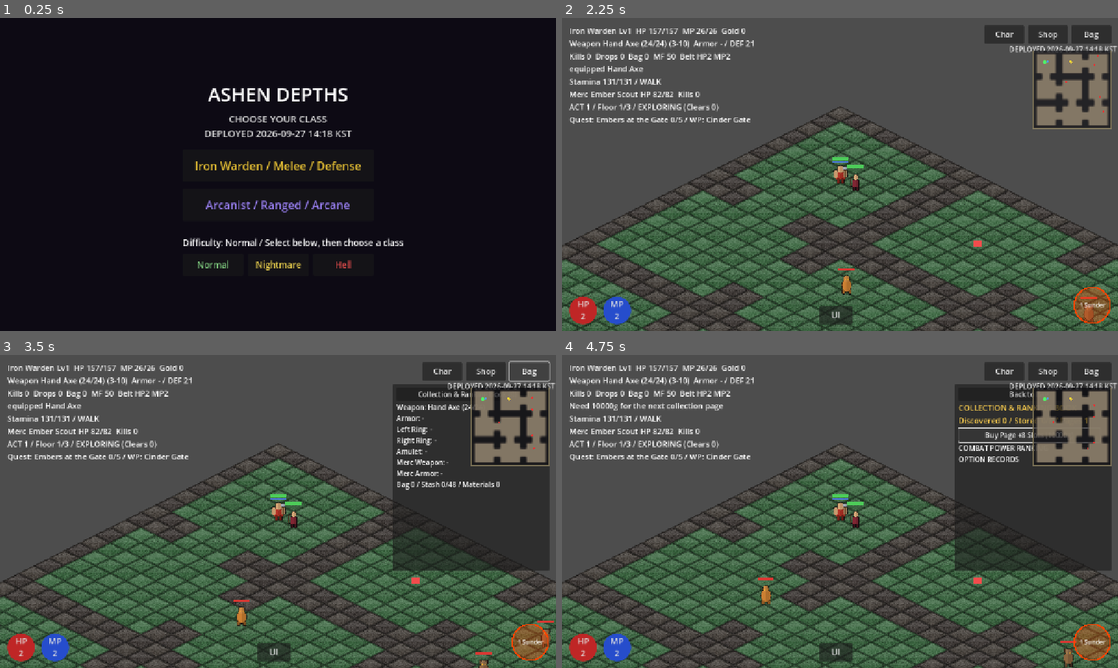
Above: before the commit, frames 1-4 (two rows, left to right).
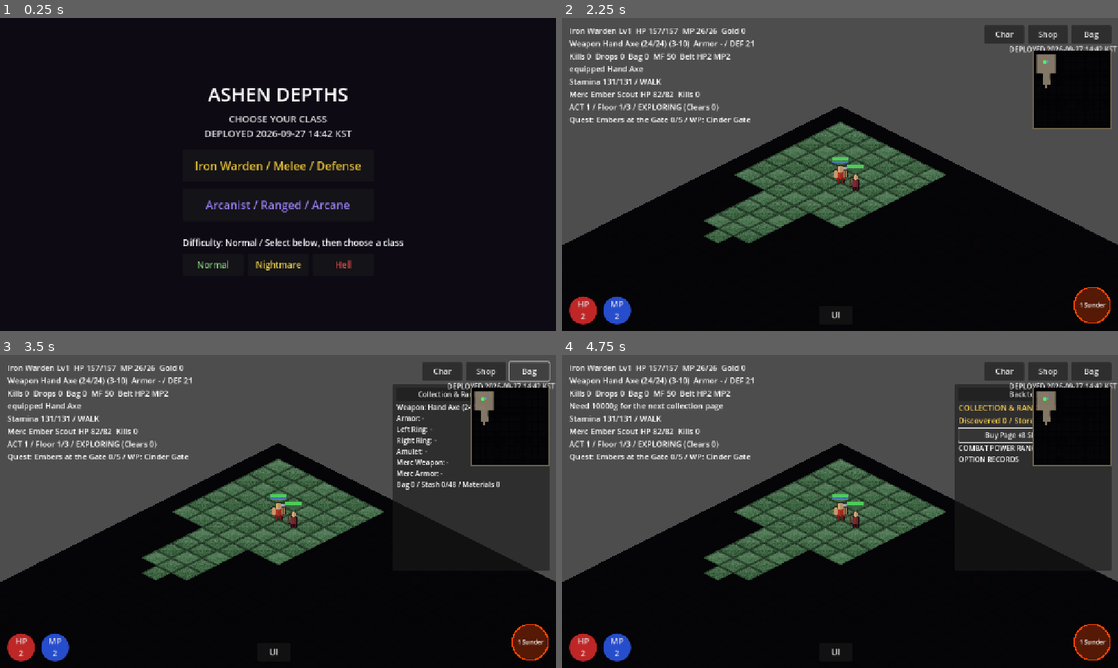
Above: after the commit, the same moments.

Repository: jflakeee/diablo
Game: Godot game, scene res://main.tscn
Two runs of this game, one before a commit and one after it. Both use one fixed random seed, a clock stepped at 60 frames per second and the inputs below.
Inputs:
- Up to frame 1 (0.25 s): no input
- Up to frame 2 (2.25 s): click "Normal" at 0.5 s; click "Normal" at 1.25 s; click "Iron Warden / Melee / Defense" at 2 s
- Up to frame 3 (3.5 s): click "Bag" at 2.75 s
- Up to frame 4 (4.75 s): click "Collection & Ranking Book (0)" at 3.5 s; click "Buy Page +8 Slots (10000g)" at 4.25 s

The runs differ from the first frame. In frame 1, less than 0.1% of the frame differs, in the area x 57-60%, y 36-38%; in frame 2, 44%, in the area x 0-100%, y 8-100%; in frame 3, 42%; in frame 4, 42%.

Commit message:
Add line-of-sight combat and exploration fog

Diff:
--- /dev/null
+++ b/prototype/game_dungeon/fog_overlay.gd
@@ -0,0 +1,27 @@
+extends Node2D
+
+var grid: Array = []
+var visible_mask := {}
+var explored_mask := {}
+var tile_w := 64.0
+var tile_h := 32.0
+
+func configure(new_grid: Array, new_visible: Dictionary, new_explored: Dictionary) -> void:
+	grid = new_grid
+	visible_mask = new_visible
+	explored_mask = new_explored
+	queue_redraw()
+
+func _iso(x: float, y: float) -> Vector2:
+	return Vector2((x - y) * tile_w * 0.5, (x + y) * tile_h * 0.5)
+
+func _draw() -> void:
+	for y in grid.size():
+		for x in (grid[y] as PackedInt32Array).size():
+			var id := "%d,%d" % [x, y]
+			if visible_mask.has(id):
+				continue
+			var alpha := 0.62 if explored_mask.has(id) else 0.98
+			var center := _iso(x, y)
+			var diamond := PackedVector2Array([center + Vector2(0, -tile_h * 0.5), center + Vector2(tile_w * 0.5, 0), center + Vector2(0, tile_h * 0.5), center + Vector2(-tile_w * 0.5, 0)])
+			draw_colored_polygon(diamond, Color(0.015, 0.012, 0.025, alpha))
--- a/prototype/game_dungeon/main.gd
+++ b/prototype/game_dungeon/main.gd
@@ -32,7 +32,9 @@
 const DeathSystem := preload("res://death_system.gd")
 const Stash := preload("res://stash.gd")
 const CollectionBook := preload("res://collection_book.gd")
-const DEPLOYED_AT_KST := "2026-09-27 14:18 KST"
+const Visibility := preload("res://visibility.gd")
+const FogOverlay := preload("res://fog_overlay.gd")
+const DEPLOYED_AT_KST := "2026-09-27 14:42 KST"
 
 var _grid: Array = []
 var _astar: AStarGrid2D
@@ -84,6 +86,11 @@
 var _monsters: Array = []
 var _ground: Array = []
 var _blocked := {}
+var _fog: Node2D
+var _visible_cells := {}
+var _explored_by_floor := {}
+var _last_visibility_cell := Vector2i(-999, -999)
+const SIGHT_RADIUS := 8
 var _attack_line: Line2D
 var _attack_ttl := 0.0
 
@@ -189,6 +196,31 @@
 	var gy := (v.y / (TILE_H * 0.5) - v.x / (TILE_W * 0.5)) * 0.5
 	return Vector2(gx, gy).normalized()
 
+func _world_to_grid(v: Vector2) -> Vector2:
+	return Vector2((v.x / (TILE_W * 0.5) + v.y / (TILE_H * 0.5)) * 0.5, (v.y / (TILE_H * 0.5) - v.x / (TILE_W * 0.5)) * 0.5)
+
+func _has_los(from: Vector2, to: Vector2) -> bool:
+	return Visibility.is_clear(_grid, from, to)
+
+func _floor_explored() -> Dictionary:
+	var floor_id := str(_dlevel)
+	if not _explored_by_floor.has(floor_id): _explored_by_floor[floor_id] = {}
+	return _explored_by_floor[floor_id]
+
+func _update_visibility(force: bool = false) -> void:
+	if _player == null or _grid.is_empty(): return
+	var cell := Vector2i(roundi(_player.gx), roundi(_player.gy))
+	if not force and cell == _last_visibility_cell: return
+	_last_visibility_cell = cell
+	_visible_cells = Visibility.visible_cells(_grid, Vector2(_player.gx, _player.gy), SIGHT_RADIUS)
+	var explored := _floor_explored()
+	for id in _visible_cells: explored[id] = true
+	if is_instance_valid(_fog): _fog.configure(_grid, _visible_cells, explored)
+	for m in _monsters:
+		m.visible = _visible_cells.has(Visibility.key(Vector2i(roundi(m.gx), roundi(m.gy))))
+	for n in _ground:
+		if is_instance_valid(n): n.visible = _visible_cells.has(Visibility.key(Vector2i(roundi(float(n.get_meta("gx"))), roundi(float(n.get_meta("gy"))))))
+
 func _tex_rect(w: int, h: int, col: Color) -> Texture2D:
 	var img := Image.create_empty(w, h, false, Image.FORMAT_RGBA8)
 	img.fill(col)
@@ -236,10 +268,13 @@
 	if _minimap == null:
 		return
 	_minimap.player_cell = Vector2(_player.gx, _player.gy)
-	_minimap.exit_cell = Vector2(_exit_cell.x, _exit_cell.y)
+	_minimap.visible_cells = _visible_cells
+	_minimap.explored_cells = _floor_explored()
+	var exit_id := Visibility.key(_exit_cell)
+	_minimap.exit_cell = Vector2(_exit_cell.x, _exit_cell.y) if _floor_explored().has(exit_id) else Vector2(-99, -99)
 	var mc: Array = []
 	for m in _monsters:
-		if m.alive:
+		if m.alive and _visible_cells.has(Visibility.key(Vector2i(roundi(m.gx), roundi(m.gy)))):
 			mc.append(Vector2(m.gx, m.gy))
 	_minimap.monster_cells = mc
 	_minimap.merc_cell = (Vector2(_merc.gx, _merc.gy) if (_merc != null and _merc.alive) else null)
@@ -482,6 +517,8 @@
 			_merc.gy = _player.gy
 			_merc.position = _iso(_merc.gx, _merc.gy)
 	_spawn_dungeon_monsters()
+	_last_visibility_cell = Vector2i(-999, -999)
+	_update_visibility(true)
 	if is_instance_valid(_cam):
 		_cam.position = _player.position
 	_combat_log = "던전 레벨 %d" % _dlevel
@@ -597,6 +634,7 @@
 	if _auto_quit:
 		print("[AUTO] selftest verdict=", "PASS" if _automation.selftest() else "FAIL")
 		print("[COLLECTION] selftest verdict=", "PASS" if _collection.selftest() else "FAIL")
+		print("[VISIBILITY] selftest verdict=", "PASS" if Visibility.selftest() else "FAIL")
 		print("[ANIM] selftest verdict=", "PASS" if ActorScript.animation_selftest() else "FAIL")
 		_ui_selftest_ok = MobileUI.selftest()
 		print("[MOBILE_UI] ratios=4 targets>=48 primary>=72 safe_margin=16 verdict=", "PASS" if _ui_selftest_ok else "FAIL")
@@ -794,6 +832,10 @@
 	_attack_line.width = 3.0
 	_attack_line.default_color = Color(1, 1, 0.4, 0.9)
 	_world.add_child(_attack_line)
+	_fog = FogOverlay.new()
+	_fog.z_index = 80
+	_world.add_child(_fog)
+	_update_visibility(true)
 
 	var physical_vp := get_viewport_rect().size
 	var mobile_profile := MobileUI.prefer_mobile(physical_vp)
@@ -1336,6 +1378,7 @@
 		"corpse_state": _corpse_state.duplicate(true), "player_deaths": _player_deaths,
 		"automation": _automation.snapshot(),
 		"collection_book": _collection.snapshot(),
+		"explored_by_floor": _explored_by_floor.duplicate(true),
 	}
 
 func _save_game() -> void:
@@ -1395,6 +1438,9 @@
 	_player_deaths = maxi(0, int(state.get("player_deaths", 0)))
 	_automation.restore(state.get("automation", {}))
 	_collection.restore(state.get("collection_book", {}))
+	_explored_by_floor = (state.get("explored_by_floor", {}) as Dictionary).duplicate(true)
+	_last_visibility_cell = Vector2i(-999, -999)
+	_update_visibility(true)
 	_spawn_corpse_marker()
 	if _merc != null:
 		_merc_scale_stats()
@@ -1586,6 +1632,8 @@
 		_nav_toward(_merc, _player.gx, _player.gy, delta)
 
 func _merc_fire(tgt: ActorScript) -> void:
+	if not _has_los(Vector2(_merc.gx, _merc.gy), Vector2(tgt.gx, tgt.gy)):
+		return
 	_merc.play_attack(Vector2(tgt.gx - _merc.gx, tgt.gy - _merc.gy))
 	if CombatLib.roll_hit(_rng, _merc.attack_rating, tgt.defense, _merc.level, tgt.level):
 		var phys := CombatLib.physical_damage(_rng, _merc.dmg_min, _merc.dmg_max, 0.0)
@@ -1680,13 +1728,13 @@
 
 func _melee_ai(m: ActorScript, delta: float) -> void:
 	var d := _approach(m, delta, ATTACK_RANGE)
-	if d <= ATTACK_RANGE and m.attack_cd <= 0.0:
+	if d <= ATTACK_RANGE and m.attack_cd <= 0.0 and _has_los(Vector2(m.gx, m.gy), Vector2(_player.gx, _player.gy)):
 		_monster_attack(m)
 		m.attack_cd = MONSTER_ATTACK_CD
 
 func _ranged_ai(m: ActorScript, delta: float) -> void:
 	var d := _approach(m, delta, RANGED_RANGE)
-	if d <= RANGED_RANGE + 0.5 and m.attack_cd <= 0.0:
+	if d <= RANGED_RANGE + 0.5 and m.attack_cd <= 0.0 and _has_los(Vector2(m.gx, m.gy), Vector2(_player.gx, _player.gy)):
 		_attacks += 1
 		_flash(m.position, _player.position)
 		if CombatLib.roll_hit(_rng, m.attack_rating, _player.defense, m.level, _player.level):
@@ -1729,7 +1777,7 @@
 func _boss_nova(m: ActorScript) -> void:
 	_boss_nova_cnt += 1
 	_spawn_text(m.position, "POISON NOVA", Color(0.4, 0.9, 0.3))
-	if Vector2(_player.gx - m.gx, _player.gy - m.gy).length() <= NOVA_RADIUS:
+	if Vector2(_player.gx - m.gx, _player.gy - m.gy).length() <= NOVA_RADIUS and _has_los(Vector2(m.gx, m.gy), Vector2(_player.gx, _player.gy)):
 		var raw := CombatLib.physical_damage(_rng, m.dmg_min, m.dmg_max, 30.0)
 		var dmg := CombatLib.apply_resistance(raw, _player.res_poison)  # 독 → 플레이어 독저항
 		_player.take_damage(dmg)
@@ -1741,6 +1789,8 @@
 		_spawn_text(_merc.position, "%d POISON" % md, Color(0.4, 0.9, 0.3))
 
 func _boss_spray(m: ActorScript) -> void:
+	if not _has_los(Vector2(m.gx, m.gy), Vector2(_player.gx, _player.gy)):
+		return
 	_boss_spray_cnt += 1
 	_flash(m.position, _player.position)
 	_spawn_text(m.position, "poison spray", Color(0.5, 0.8, 0.4))
@@ -1828,6 +1878,7 @@
 	_perf_peak_active = maxi(_perf_peak_active, _monsters.size() + _ground.size() + _projectiles.size() + 2)
 	if _cam:
 		_cam.position = _cam.position.lerp(_player.position, clampf(delta * 8.0, 0.0, 1.0))
+	_update_visibility()
 	# 애니메이션(걷기 bob·방향·팝)
 	_player.animate(delta)
 	_update_minimap()
@@ -1913,7 +1964,7 @@
 	var best: ActorScript = null
 	var bestd := 1.0e9
 	for m in _monsters:
-		if not m.alive:
+		if not m.alive or not _has_los(Vector2(_player.gx, _player.gy), Vector2(m.gx, m.gy)):
 			continue
 		var d := Vector2(_player.gx, _player.gy).distance_to(Vector2(m.gx, m.gy))
 		if d < bestd:
@@ -1973,6 +2024,9 @@
 # 투사체 스펠(화염/냉기) — 냉기는 슬로우
 func _cast_bolt(target: ActorScript, element: String, color: Color, base_min: int, base_max: int) -> void:
 	if target == null or not _player.alive or _player.attack_cd > 0.0:
+		return
+	if not _has_los(Vector2(_player.gx, _player.gy), Vector2(target.gx, target.gy)):
+		_combat_log = "Line of sight blocked"
 		return
 	var skill_id := "frost_shard" if element == "cold" else "ember_bolt"
 	if not _player.spend_mana(Skills.mana_cost(skill_id)):
@@ -2012,6 +2066,9 @@
 func _cast_phase_step(target: ActorScript) -> void:
 	if _player.skill_level("phase_step") <= 0:
 		return
+	if not _has_los(Vector2(_player.gx, _player.gy), Vector2(target.gx, target.gy)):
+		_combat_log = "Line of sight blocked"
+		return
 	if not _player.spend_mana(Skills.mana_cost("phase_step")):
 		return
 	_spells_cast += 1
@@ -2062,6 +2119,11 @@
 			_projectiles.erase(p)
 			continue
 		n.position = n.position.move_toward(t.position, 420.0 * delta)
+		var projectile_cell := _world_to_grid(n.position)
+		if not _walkable(projectile_cell.x, projectile_cell.y):
+			n.queue_free()
+			_projectiles.erase(p)
+			continue
 		if n.position.distance_to(t.position) < 12.0:
 			# 스펠 속성 데미지 → 대상 해당 속성 저항/약점 적용 (Part 5 §2)
 			var element := String(p.get("element", "fire"))
@@ -2090,6 +2152,9 @@
 
 func _player_attack(target: ActorScript, skill_id: String) -> void:
 	if target == null or not target.alive or not _player.alive or _player.attack_cd > 0.0:
+		return
+	if not _has_los(Vector2(_player.gx, _player.gy), Vector2(target.gx, target.gy)):
+		_combat_log = "Line of sight blocked"
 		return
 	var m_lvl := _player.skill_level("weapon_discipline")
 	var s_lvl := _player.skill_level(skill_id)
@@ -2719,6 +2784,8 @@
 		_merc.gy = _player.gy
 		_merc.position = _iso(_merc.gx, _merc.gy)
 	_spawn_dungeon_monsters()
+	_last_visibility_cell = Vector2i(-999, -999)
+	_update_visibility(true)
 	if is_instance_valid(_cam):
 		_cam.position = _player.position
 	_combat_log = "Waypoint: %s" % Waypoint.current_name(_waypoint_defs, _waypoint_state)
--- a/prototype/game_dungeon/minimap.gd
+++ b/prototype/game_dungeon/minimap.gd
@@ -7,6 +7,8 @@
 var gh := 45
 var player_cell := Vector2.ZERO
 var exit_cell := Vector2.ZERO
+var visible_cells := {}
+var explored_cells := {}
 var monster_cells: Array = []   # Array[Vector2]
 var merc_cell = null            # Vector2 또는 null
 
@@ -17,6 +19,13 @@
 	draw_rect(Rect2(Vector2.ZERO, size), Color(0.03, 0.03, 0.05, 0.6))
 	if tex != null:
 		draw_texture_rect(tex, Rect2(Vector2.ZERO, size), false)
+	var cell_size := Vector2(size.x / float(maxi(gw, 1)), size.y / float(maxi(gh, 1)))
+	for y in gh:
+		for x in gw:
+			var id := "%d,%d" % [x, y]
+			if visible_cells.has(id): continue
+			var alpha := 0.58 if explored_cells.has(id) else 0.98
+			draw_rect(Rect2(Vector2(x, y) * cell_size, cell_size + Vector2.ONE), Color(0.01, 0.01, 0.02, alpha))
 	# 테두리
 	draw_rect(Rect2(Vector2.ZERO, size), Color(0.6, 0.55, 0.4, 0.7), false, 2.0)
 	for c in monster_cells:
--- a/prototype/game_dungeon/save_store.gd
+++ b/prototype/game_dungeon/save_store.gd
@@ -1,6 +1,6 @@
 extends RefCounted
 
-const CURRENT_VERSION := 10
+const CURRENT_VERSION := 11
 const DEFAULT_PATH := "user://ashen_depths_save.json"
 
 static func _migrate(raw: Dictionary) -> Dictionary:
@@ -47,6 +47,9 @@
 	if version == 9:
 		state["collection_book"] = state.get("collection_book", {})
 		version = 10
+	if version == 10:
+		state["explored_by_floor"] = state.get("explored_by_floor", {})
+		version = 11
 	state["schema_version"] = version
 	return state
 
@@ -173,6 +176,10 @@
 	v9["schema_version"] = 9
 	var migrated_v9 := _migrate(v9)
 	if int(migrated_v9.get("schema_version", 0)) != CURRENT_VERSION or not migrated_v9.get("collection_book", null) is Dictionary: failures.append("v9 collection migration")
+	var v10 := state.duplicate(true)
+	v10["schema_version"] = 10
+	var migrated_v10 := _migrate(v10)
+	if int(migrated_v10.get("schema_version", 0)) != CURRENT_VERSION or not migrated_v10.get("explored_by_floor", null) is Dictionary: failures.append("v10 exploration migration")
 	var corrupt_path := "user://save_store_corrupt_%s.json" % suffix
 	var corrupt := FileAccess.open(corrupt_path, FileAccess.WRITE)
 	if corrupt != null:
@@ -182,4 +189,4 @@
 	for cleanup in [path, path + ".tmp", path + ".bak", corrupt_path]:
 		var absolute := ProjectSettings.globalize_path(cleanup)
 		if FileAccess.file_exists(absolute): DirAccess.remove_absolute(absolute)
-	return {"ok": failures.is_empty(), "checks": 15, "failures": failures}
+	return {"ok": failures.is_empty(), "checks": 16, "failures": failures}
--- /dev/null
+++ b/prototype/game_dungeon/visibility.gd
@@ -0,0 +1,53 @@
+extends RefCounted
+
+static func key(cell: Vector2i) -> String:
+	return "%d,%d" % [cell.x, cell.y]
+
+static func in_bounds(grid: Array, cell: Vector2i) -> bool:
+	return cell.y >= 0 and cell.y < grid.size() and cell.x >= 0 and cell.x < (grid[cell.y] as PackedInt32Array).size()
+
+static func is_clear(grid: Array, from: Vector2, to: Vector2, include_target: bool = false) -> bool:
+	var delta := to - from
+	var steps := maxi(1, int(ceil(maxf(absf(delta.x), absf(delta.y)) * 5.0)))
+	var previous := Vector2i(roundi(from.x), roundi(from.y))
+	for i in range(1, steps + 1):
+		var point := from.lerp(to, float(i) / float(steps))
+		var cell := Vector2i(roundi(point.x), roundi(point.y))
+		if not in_bounds(grid, cell):
+			return false
+		if cell != previous and cell.x != previous.x and cell.y != previous.y:
+			var side_a := Vector2i(cell.x, previous.y)
+			var side_b := Vector2i(previous.x, cell.y)
+			if in_bounds(grid, side_a) and in_bounds(grid, side_b) and int(grid[side_a.y][side_a.x]) == 0 and int(grid[side_b.y][side_b.x]) == 0:
+				return false
+		var is_target := i == steps
+		if int(grid[cell.y][cell.x]) == 0 and (include_target or not is_target):
+			return false
+		previous = cell
+	return true
+
+static func visible_cells(grid: Array, origin: Vector2, radius: int) -> Dictionary:
+	var out := {}
+	var center := Vector2i(roundi(origin.x), roundi(origin.y))
+	for y in range(center.y - radius, center.y + radius + 1):
+		for x in range(center.x - radius, center.x + radius + 1):
+			var cell := Vector2i(x, y)
+			if not in_bounds(grid, cell) or Vector2(x, y).distance_to(origin) > float(radius):
+				continue
+			if is_clear(grid, origin, Vector2(x, y), false):
+				out[key(cell)] = true
+	return out
+
+static func selftest() -> bool:
+	var grid: Array = []
+	for y in 7:
+		var row := PackedInt32Array()
+		for x in 7: row.append(1)
+		grid.append(row)
+	grid[3][3] = 0
+	var blocked := not is_clear(grid, Vector2(1, 3), Vector2(5, 3))
+	var open := is_clear(grid, Vector2(1, 2), Vector2(5, 2))
+	grid[2][3] = 0
+	var corner := not is_clear(grid, Vector2(2, 2), Vector2(4, 4))
+	var visible := visible_cells(grid, Vector2(1, 3), 6)
+	return blocked and open and corner and visible.has("1,3") and not visible.has("5,3")
